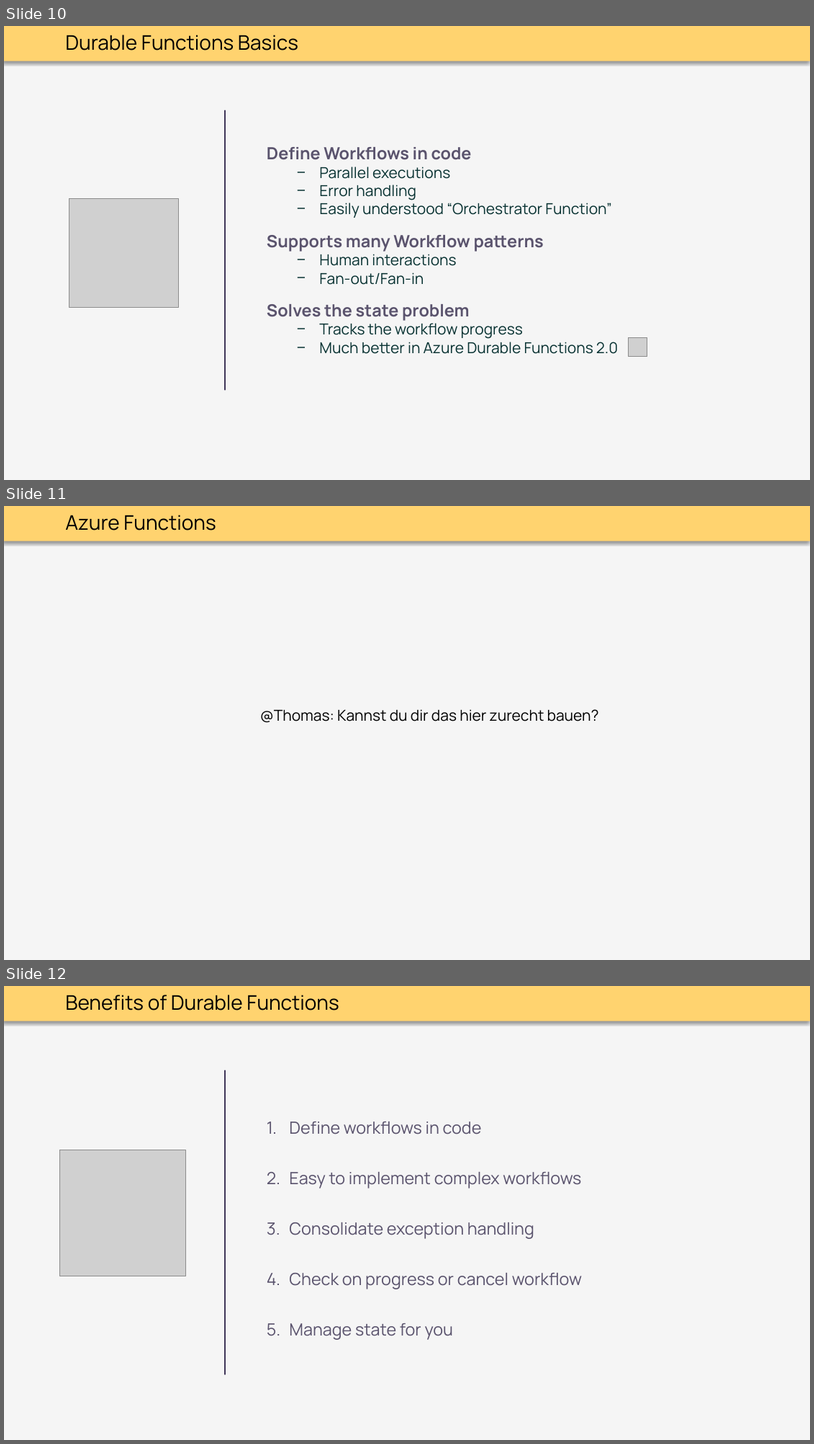
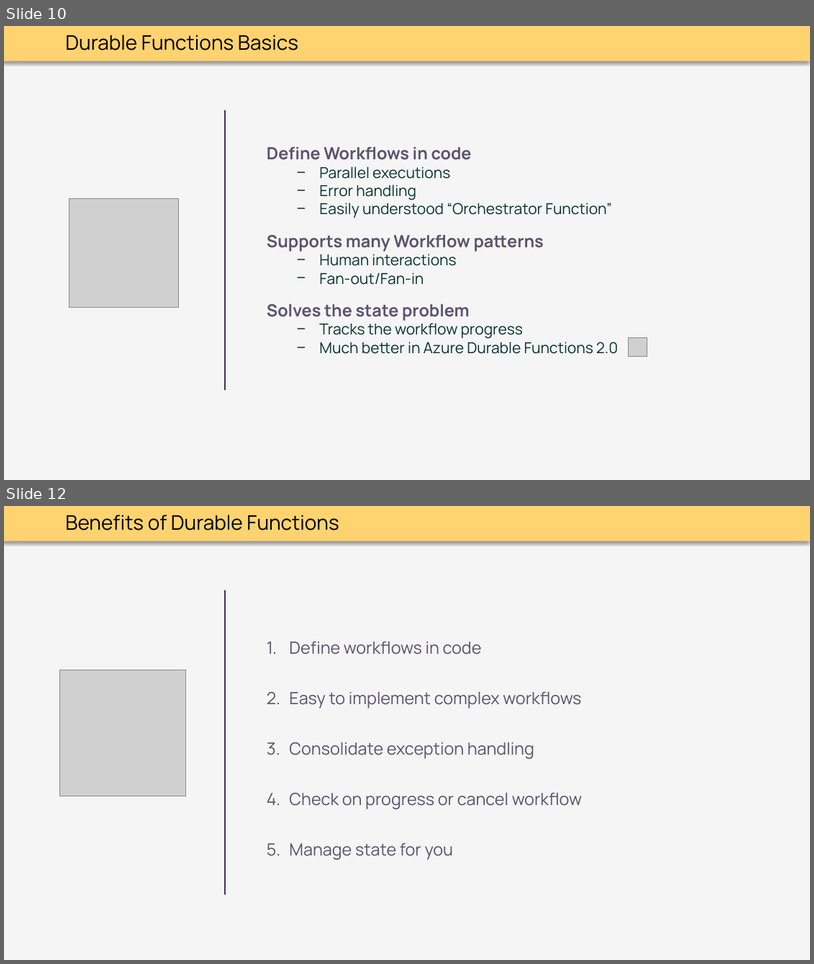
Before and after one commit to thoemmi/DurableFunctionsMeetupRosenheim, a slide deck: slides/Durable_Functions.pptx. Shown one above the other, each under a label of ours: slides 10, 11 and 12 before the commit, slides 10 and 12 after it; the slides between them are not shown. The pictures are 814x1444 and 814x964 pixels, drawn with LibreOffice and Linux fonts; fonts in the diff are those of the drawing; grey boxes stand for pictures. Boxes give left, top, right and bottom in pixels: in the first picture for what was removed or moved away, otherwise in the second. Text is boxed around its words. In the diff, an @@ line names an element or a change of style, - is before the commit and + after.

```diff
--- a/slides/Durable_Functions.pptx
+++ b/slides/Durable_Functions.pptx
@@ slide 11 removed at (4, 506, 810, 960), background #F5F5F5; not listed: 1 template element that a slide beside it also shows @@
@@ text removed at (65, 515, 216, 530) @@
-Azure Functions
@@ text removed at (260, 709, 599, 723) @@
-@Thomas: Kannst du dir das hier zurecht bauen?
```
Also in this commit, not shown: 1 slide added.
